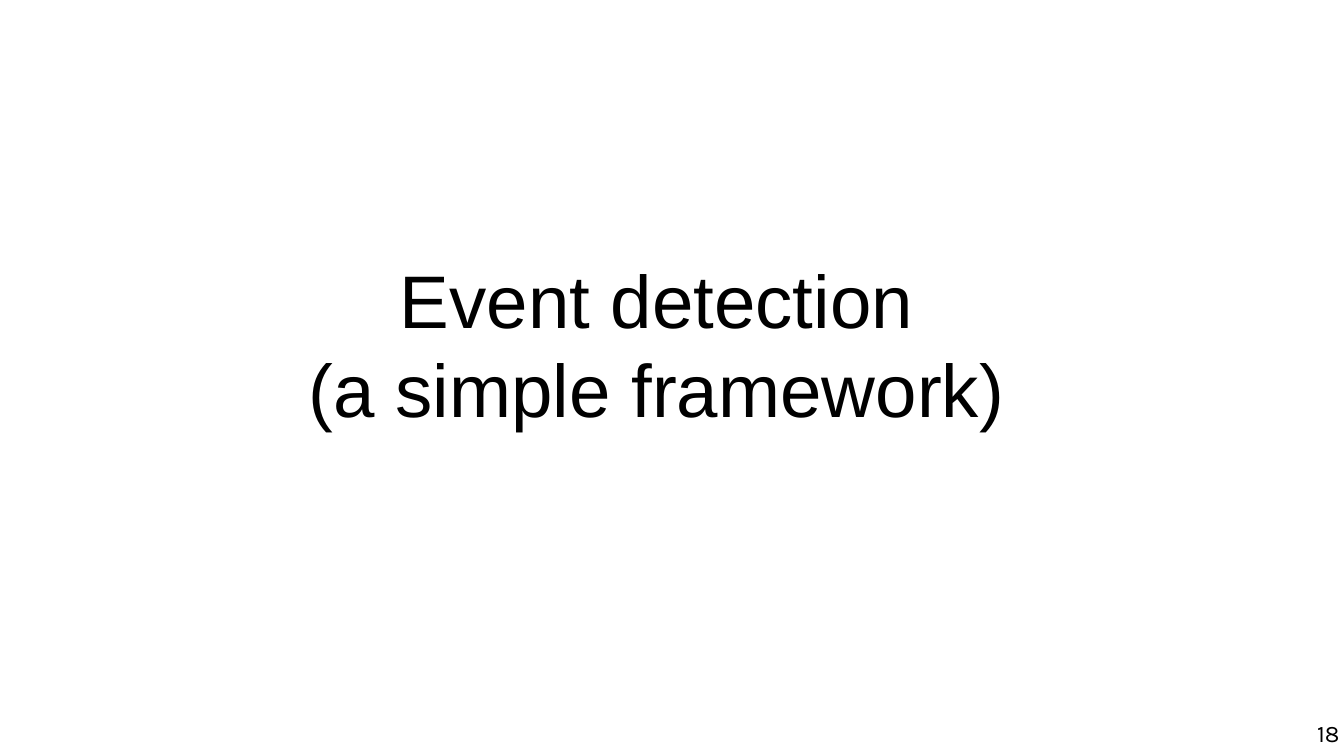
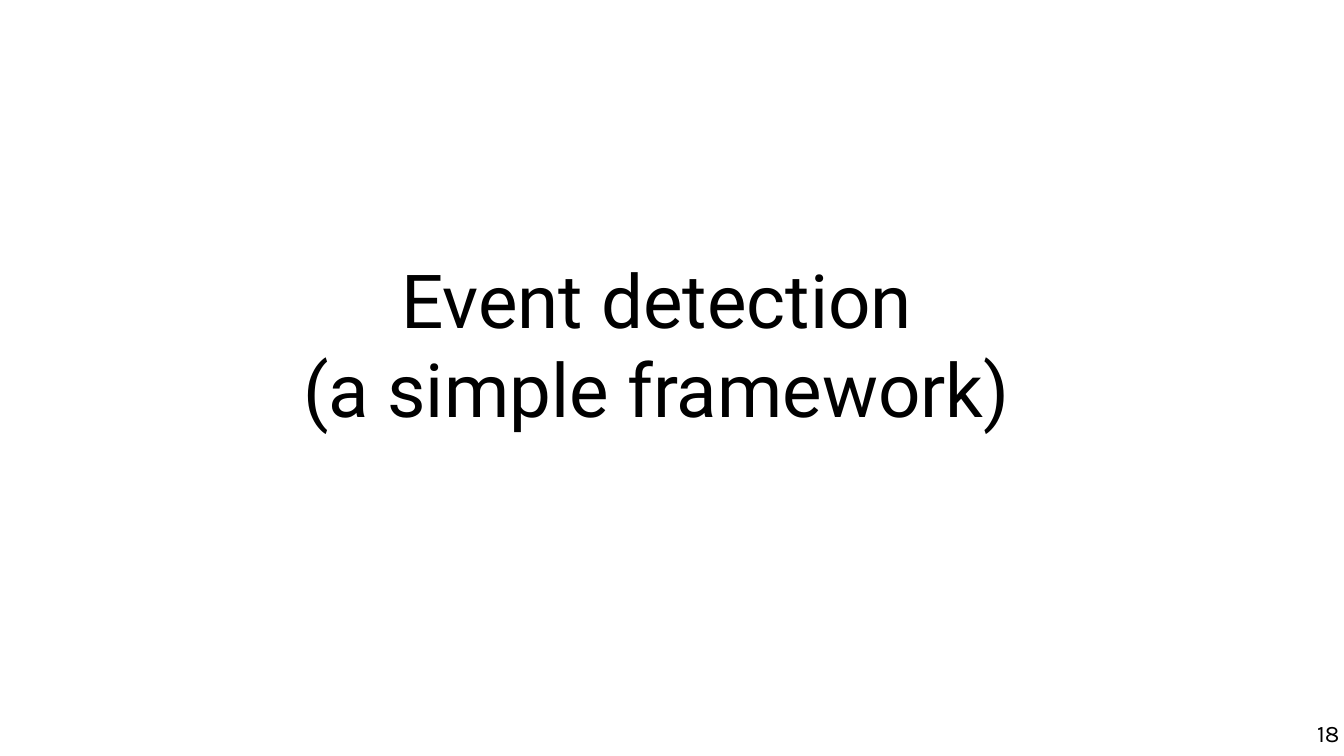
Before and after one commit to marco-calautti/data-mining-course, a slide deck: slide 18 of theory/odp/tt29_forecasting.odp. Drawn at 1344x756 pixels with LibreOffice and Linux fonts; fonts in the diff are those of the drawing. Boxes give left, top, right and bottom in pixels: in the first picture for what was removed or moved away, otherwise in the second. Text is boxed around its words. In the diff, an @@ line names an element or a change of style, - is before the commit and + after.

```diff
--- a/theory/odp/tt29_forecasting.odp
+++ b/theory/odp/tt29_forecasting.odp
@@ title "Event detection (a simple framework)" at (303, 272, 1009, 434): font Arial to Roboto @@
```
Also in this commit, not shown: 26 other slides changed, 48 other files.
